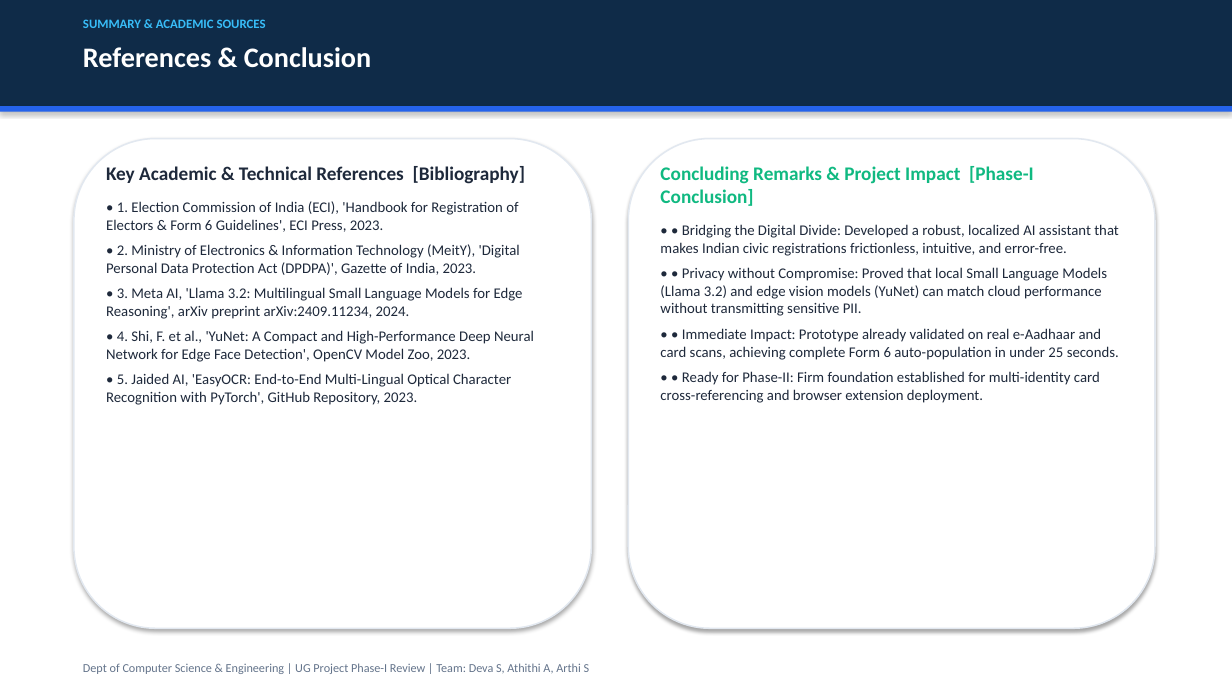
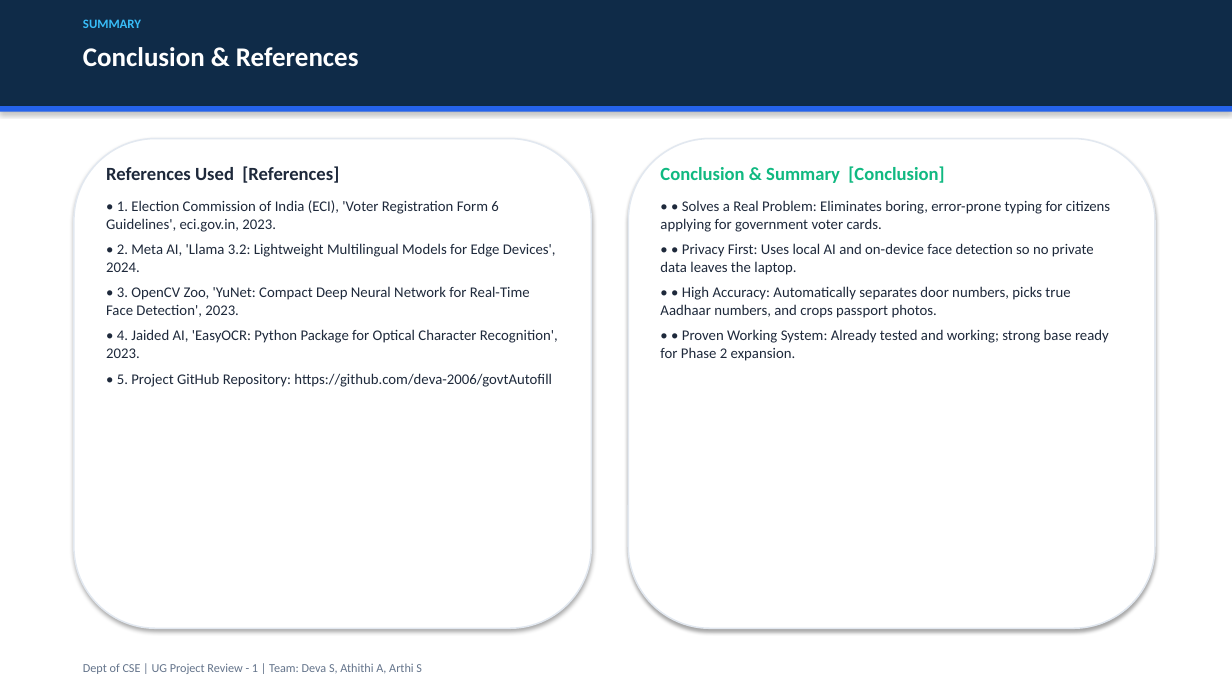
Before and after one commit to deva-2006/govtAutofill, a slide deck: slide 16 of First_Review_UG_Project_Presentation.pptx. Drawn at 1232x693 pixels with LibreOffice and Linux fonts; fonts in the diff are those of the drawing. Boxes give left, top, right and bottom in pixels: in the first picture for what was removed or moved away, otherwise in the second. Text is boxed around its words. In the diff, an @@ line names an element or a change of style, - is before the commit and + after.

```diff
--- a/First_Review_UG_Project_Presentation.pptx
+++ b/First_Review_UG_Project_Presentation.pptx
@@ text at (83, 19, 141, 28): text changed @@
-SUMMARY & ACADEMIC SOURCES
+SUMMARY
@@ text at (83, 47, 359, 67): text changed; size 22 to 21 pt @@
-References & Conclusion
+Conclusion & References
@@ text at (106, 166, 558, 387): text changed @@
-Key Academic & Technical References [Bibliography]
-• 1. Election Commission of India (ECI), 'Handbook for Registration of Electors & Form 6 Guidelines', ECI Press, 2023.
-• 2. Ministry of Electronics & Information Technology (MeitY), 'Digital Personal Data Protection Act (DPDPA)', Gazette of India, 2023.
-• 3. Meta AI, 'Llama 3.2: Multilingual Small Language Models for Edge Reasoning', arXiv preprint arXiv:2409.11234, 2024.
-• 4. Shi, F. et al., 'YuNet: A Compact and High-Performance Deep Neural Network for Edge Face Detection', OpenCV Model Zoo, 2023.
-• 5. Jaided AI, 'EasyOCR: End-to-End Multi-Lingual Optical Character Recognition with PyTorch', GitHub Repository, 2023.
+References Used [References]
+• 1. Election Commission of India (ECI), 'Voter Registration Form 6 Guidelines', eci.gov.in, 2023.
+• 2. Meta AI, 'Llama 3.2: Lightweight Multilingual Models for Edge Devices', 2024.
+• 3. OpenCV Zoo, 'YuNet: Compact Deep Neural Network for Real-Time Face Detection', 2023.
+• 4. Jaided AI, 'EasyOCR: Python Package for Optical Character Recognition', 2023.
+• 5. Project GitHub Repository: https://github.com/deva-2006/govtAutofill
@@ text at (660, 166, 1110, 361): text changed @@
-Concluding Remarks & Project Impact [Phase-I Conclusion]
-• • Bridging the Digital Divide: Developed a robust, localized AI assistant that makes Indian civic registrations frictionless, intuitive, and error-free.
-• • Privacy without Compromise: Proved that local Small Language Models (Llama 3.2) and edge vision models (YuNet) can match cloud performance without transmitting sensitive PII.
-• • Immediate Impact: Prototype already validated on real e-Aadhaar and card scans, achieving complete Form 6 auto-population in under 25 seconds.
-• • Ready for Phase-II: Firm foundation established for multi-identity card cross-referencing and browser extension deployment.
+Conclusion & Summary [Conclusion]
+• • Solves a Real Problem: Eliminates boring, error-prone typing for citizens applying for government voter cards.
+• • Privacy First: Uses local AI and on-device face detection so no private data leaves the laptop.
+• • High Accuracy: Automatically separates door numbers, picks true Aadhaar numbers, and crops passport photos.
+• • Proven Working System: Already tested and working; strong base ready for Phase 2 expansion.
@@ text at (83, 663, 422, 674): text changed @@
-Dept of Computer Science & Engineering | UG Project Phase-I Review | Team: Deva S, Athithi A, Arthi S
+Dept of CSE | UG Project Review - 1 | Team: Deva S, Athithi A, Arthi S
```
Also in this commit, not shown: 15 other slides changed, 1 other file.
